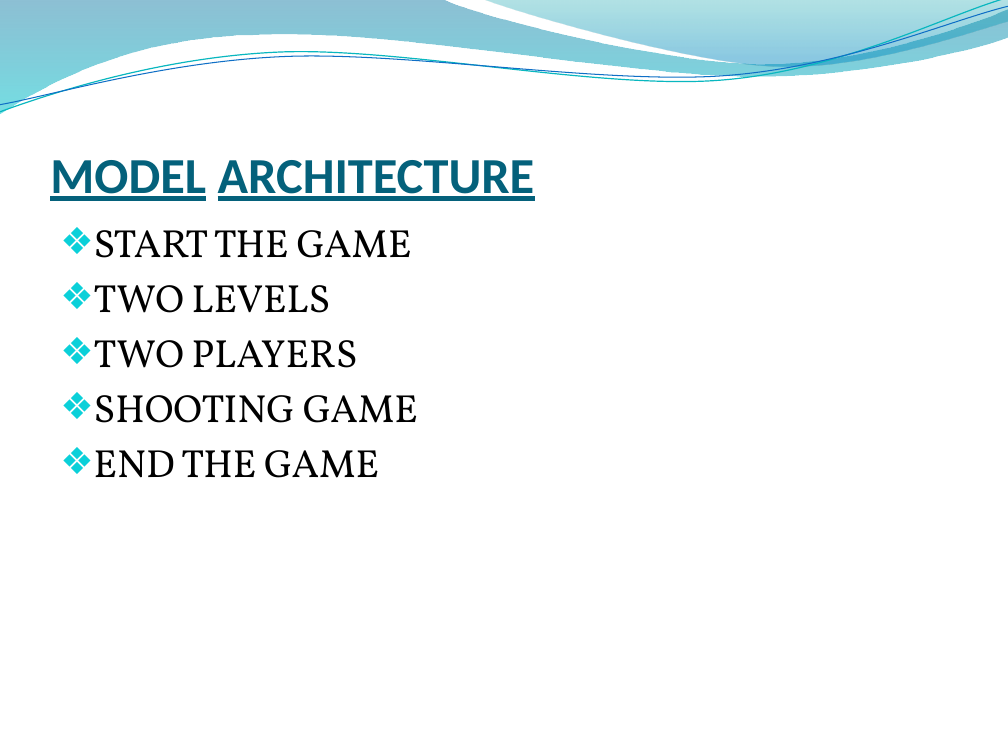
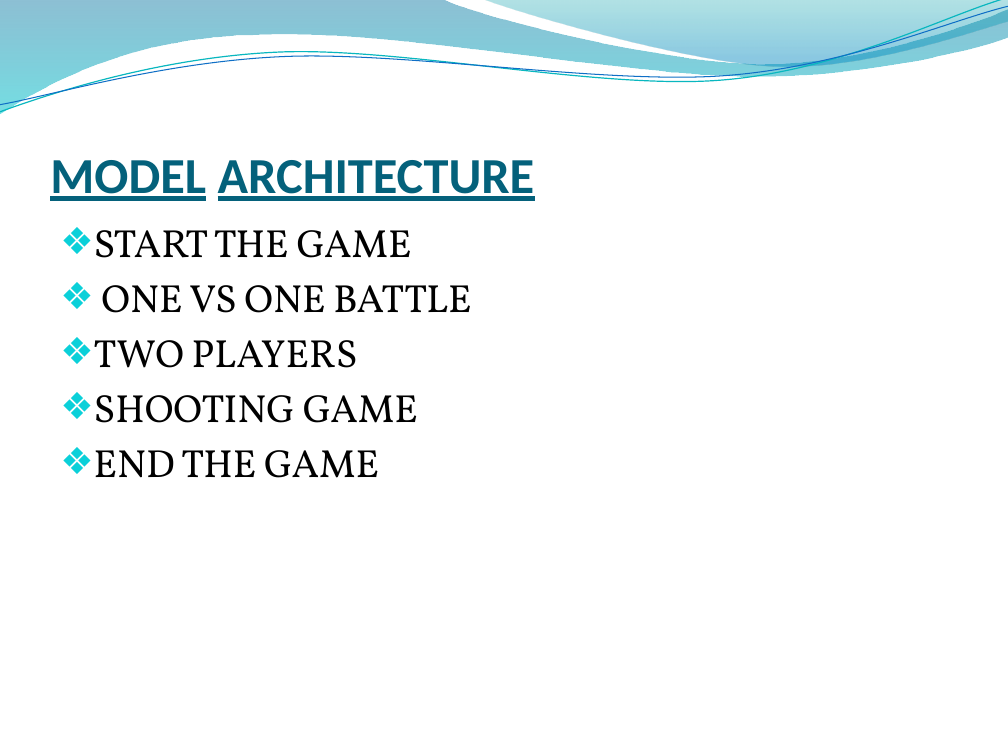
Before and after one commit to samuvelsam/battle-tank, a slide deck: slide 13 of Team26.pptx. Drawn at 1008x756 pixels with LibreOffice and Linux fonts; fonts in the diff are those of the drawing; background and template pictures are left out. Boxes give left, top, right and bottom in pixels: in the first picture for what was removed or moved away, otherwise in the second. Text is boxed around its words. In the diff, an @@ line names an element or a change of style, - is before the commit and + after.

```diff
--- a/Team26.pptx
+++ b/Team26.pptx
@@ text at [101,285,471,313]: text changed @@
-❖ TWO LEVELS
+❖ ONE VS ONE BATTLE
```
Also in this commit, not shown: 2 other slides changed.
